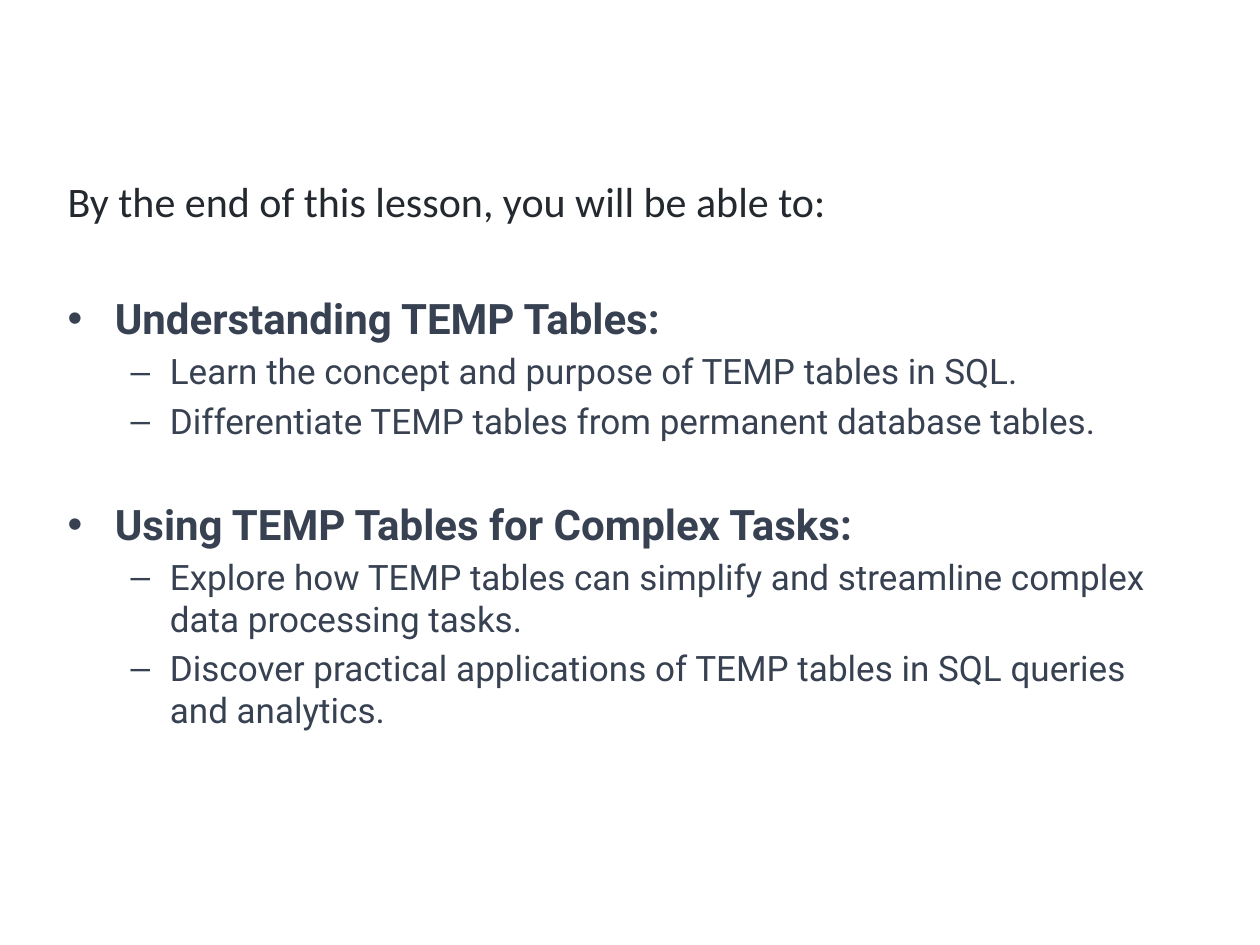
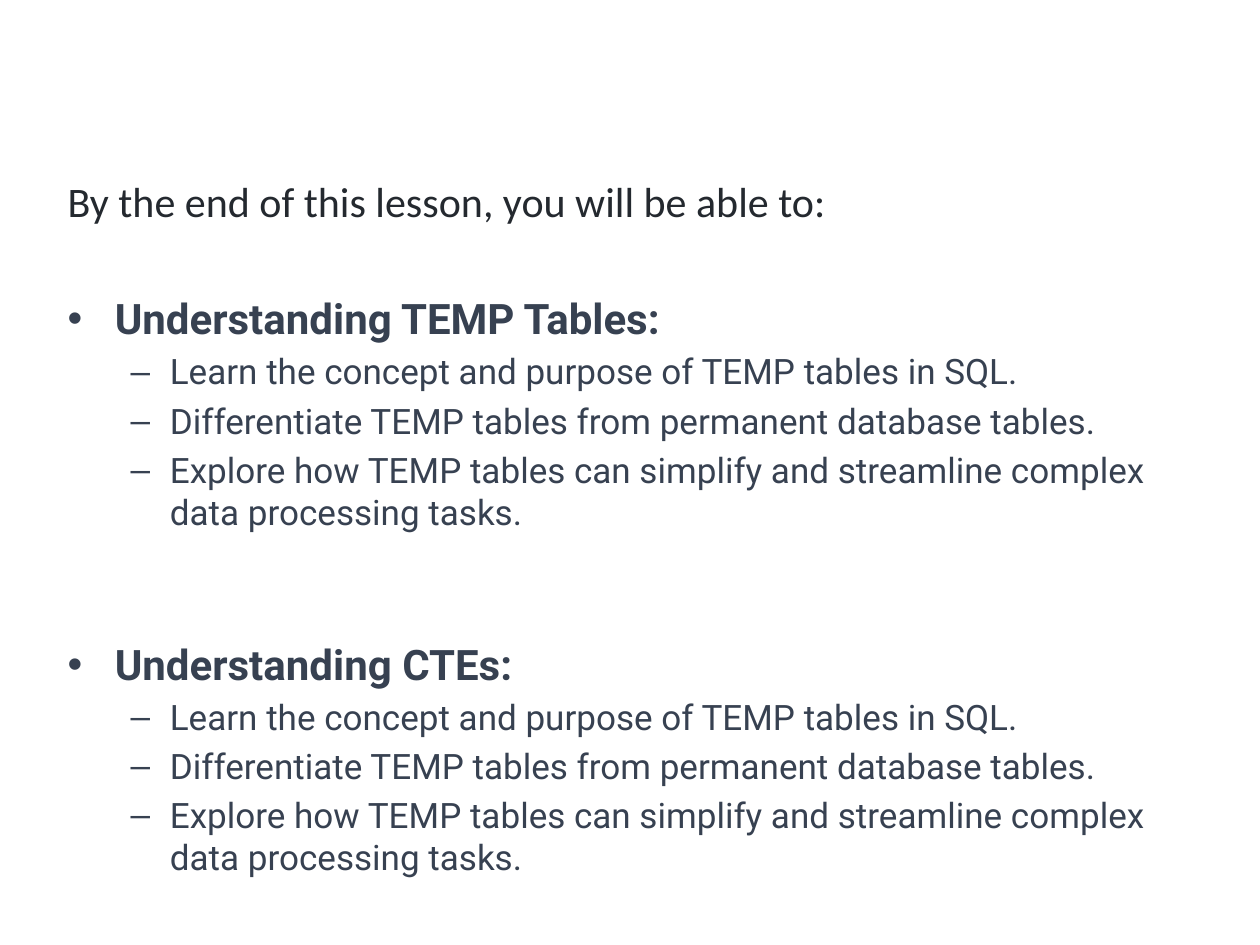
Before and after one commit to a099954/ABC-Program, a slide deck: slide 2 of SQL/Day 5 Temp Tables/Temp Tables SQL.pptx. Drawn at 1260x945 pixels with LibreOffice and Linux fonts; fonts in the diff are those of the drawing; background and template pictures are left out. Boxes give left, top, right and bottom in pixels: in the first picture for what was removed or moved away, otherwise in the second. Text is boxed around its words. In the diff, an @@ line names an element or a change of style, - is before the commit and + after.

Commit message:
added CTEs

```diff
--- a/SQL/Day 5 Temp Tables/Temp Tables SQL.pptx
+++ b/SQL/Day 5 Temp Tables/Temp Tables SQL.pptx
@@ text at (115, 508, 852, 549): paragraph removed @@
-• Using TEMP Tables for Complex Tasks:
@@ text at (115, 648, 1144, 878): text changed @@
-  – Discover practical applications of TEMP tables in SQL queries and analytics.
+• Understanding CTEs:
+  – Learn the concept and purpose of TEMP tables in SQL.
+  – Differentiate TEMP tables from permanent database tables.
+  – Explore how TEMP tables can simplify and streamline complex data processing tasks.
```
Also in this commit, not shown: 12 other slides changed, 9 slides added, 1 slide removed, 6 other files.
